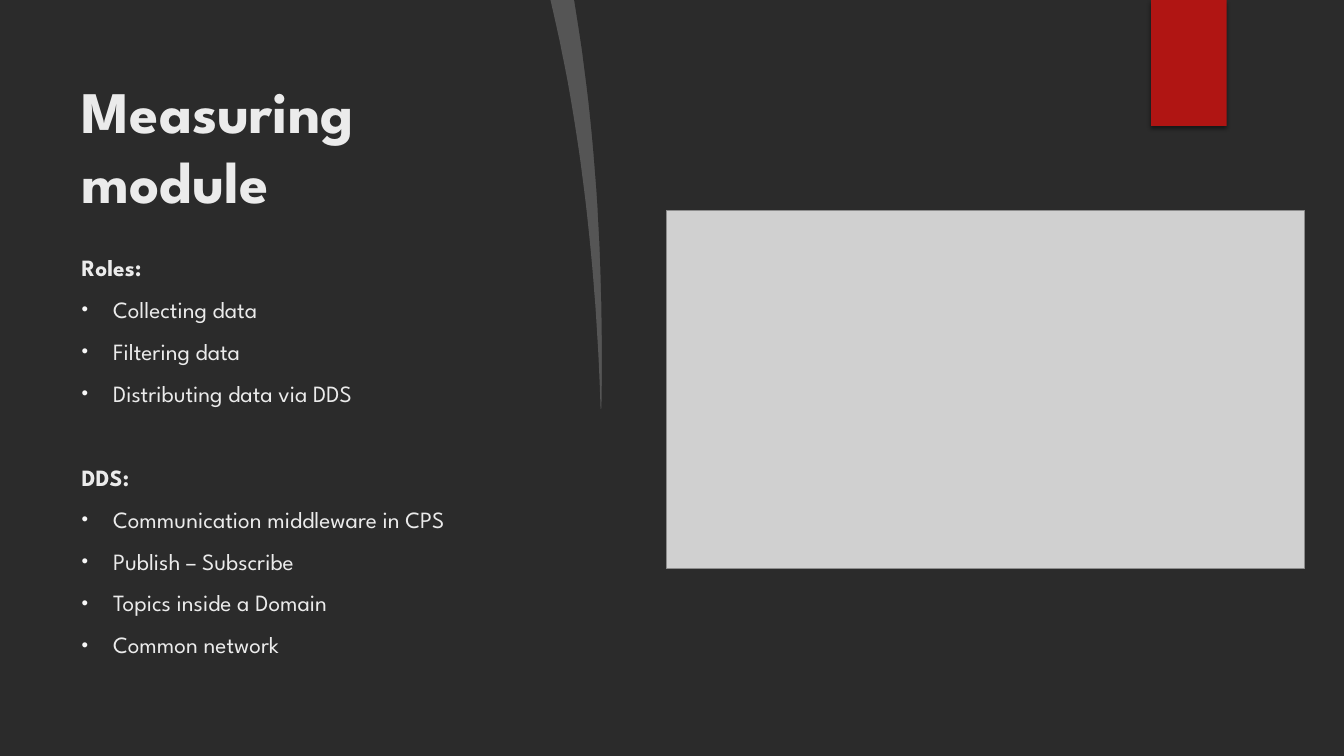
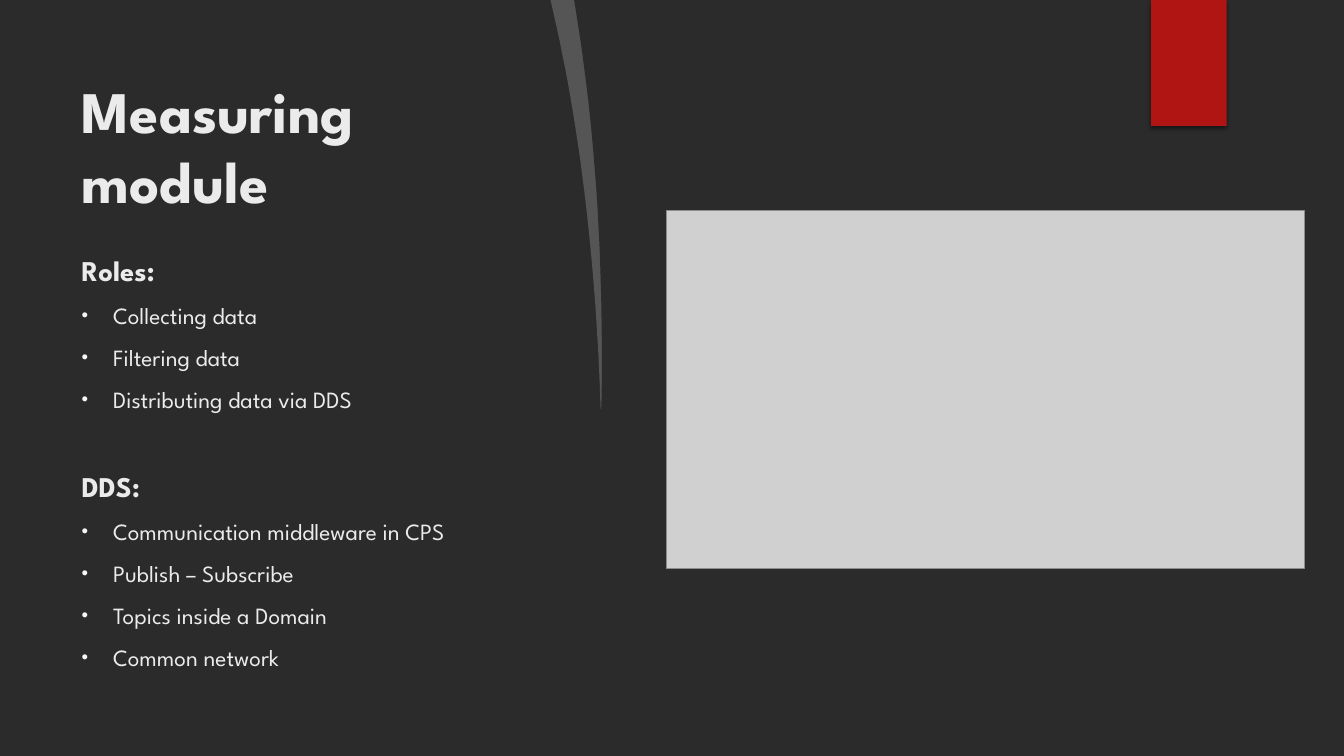
Before and after one commit to GJanos/DDS-RasPi4-ESP32-Communication, a slide deck: slide 4 of Documentation/Smart braking system.pptx (slide 2 before the commit). Drawn at 1344x756 pixels with LibreOffice and Linux fonts; fonts in the diff are those of the drawing; grey boxes stand for pictures; background and template pictures are left out; a plain dark background stands for a picture behind light text. Boxes give left, top, right and bottom in pixels: in the first picture for what was removed or moved away, otherwise in the second. Text is boxed around its words. In the diff, an @@ line names an element or a change of style, - is before the commit and + after.

```diff
--- a/Documentation/Smart braking system.pptx
+++ b/Documentation/Smart braking system.pptx
@@ text at [82, 261, 155, 498]: size 16.6 to 20.4 pt in "Roles:", "DDS:" @@
```
Also in this commit, not shown: 4 other slides changed, 4 slides added, 2 slides removed, 2 other files.
